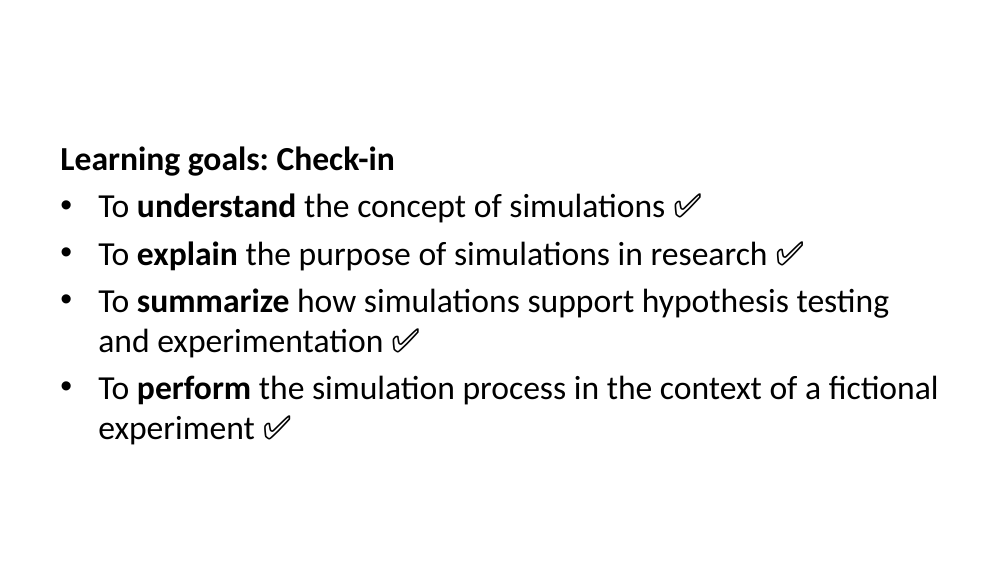
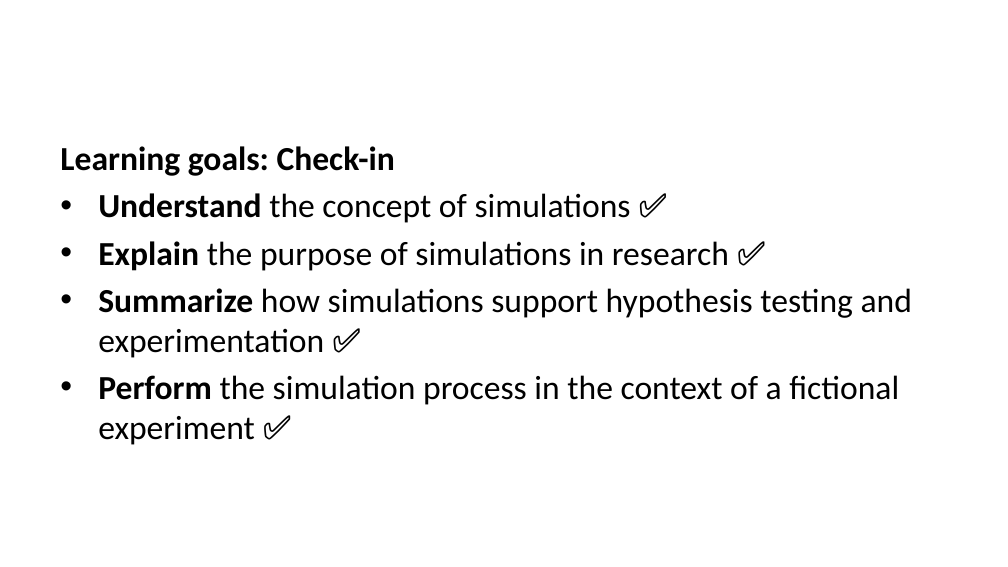
Before and after one commit to lmu-osc/train-the-trainer-student-track-OS, a slide deck: slide 20 of materials/OS-M3/OS-M3-S8-Simulations/OS-M3-S8-Simulations-slides.pptx. Drawn at 1008x567 pixels with LibreOffice and Linux fonts; fonts in the diff are those of the drawing. Boxes give left, top, right and bottom in pixels: in the first picture for what was removed or moved away, otherwise in the second. Text is boxed around its words. In the diff, an @@ line names an element or a change of style, - is before the commit and + after.

```diff
--- a/materials/OS-M3/OS-M3-S8-Simulations/OS-M3-S8-Simulations-slides.pptx
+++ b/materials/OS-M3/OS-M3-S8-Simulations/OS-M3-S8-Simulations-slides.pptx
@@ text at (98,193,912,445): text changed @@
-• To understand the concept of simulations ✅
-• To explain the purpose of simulations in research ✅
-• To summarize how simulations support hypothesis testing and experimentation ✅
-• To perform the simulation process in the context of a fictional experiment ✅
+• Understand the concept of simulations ✅
+• Explain the purpose of simulations in research ✅
+• Summarize how simulations support hypothesis testing and experimentation ✅
+• Perform the simulation process in the context of a fictional experiment ✅
```
Also in this commit, not shown: 2 other slides changed, 30 other files.
